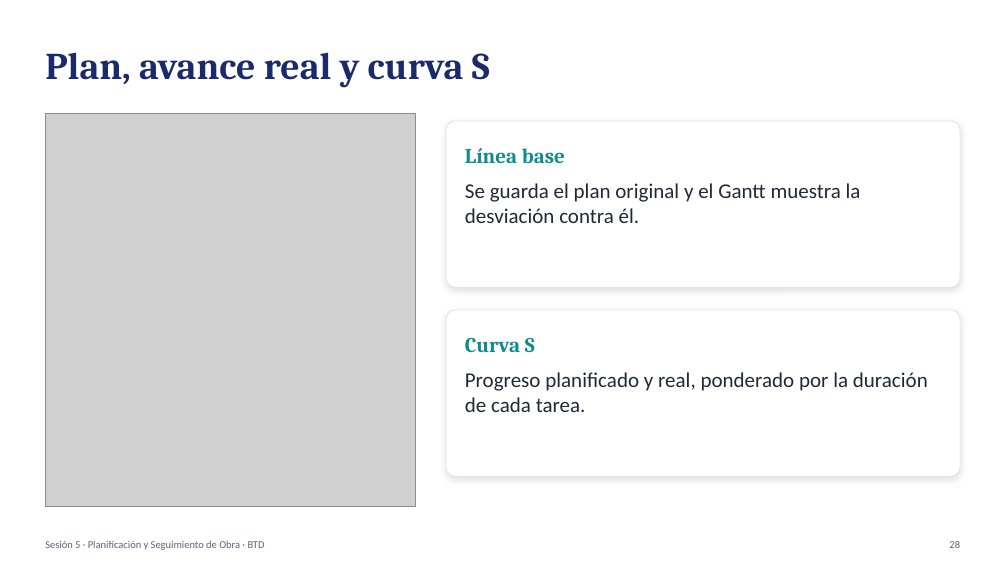
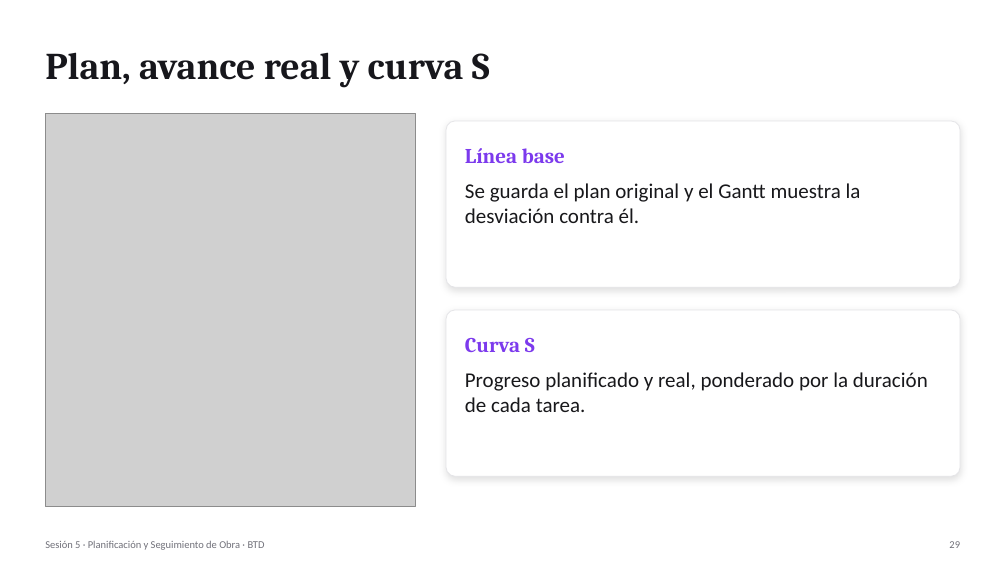
Before and after one commit to gjordanp/opengantt-bim, a slide deck: slide 29 of docs/clase/Sesion5-4D-BIM-Opengantt-v3.pptx (slide 28 before the commit). Drawn at 1008x567 pixels with LibreOffice and Linux fonts; fonts in the diff are those of the drawing; grey boxes stand for pictures. Boxes give left, top, right and bottom in pixels: in the first picture for what was removed or moved away, otherwise in the second. Text is boxed around its words. In the diff, an @@ line names an element or a change of style, - is before the commit and + after.

```diff
--- a/docs/clase/Sesion5-4D-BIM-Opengantt-v3.pptx
+++ b/docs/clase/Sesion5-4D-BIM-Opengantt-v3.pptx
@@ text "Plan, avance real y curva ..." at (x1=45, y1=52, x2=490, y2=88): text colour #1B2A6B to #17171C @@
@@ rounded rectangle at (x1=446, y1=121, x2=960, y2=287): outline #DDE3EA 0.75 pt to #E4E4E7 0.75 pt @@
@@ text "Línea base" at (x1=465, y1=148, x2=565, y2=163): text colour #0F8B8D to #7C3AED @@
@@ text "Se guarda el plan original ..." at (x1=465, y1=183, x2=861, y2=223): text colour #1F2937 to #18181B @@
@@ rounded rectangle at (x1=446, y1=310, x2=960, y2=476): outline #DDE3EA 0.75 pt to #E4E4E7 0.75 pt @@
@@ text "Curva S" at (x1=465, y1=338, x2=535, y2=352): text colour #0F8B8D to #7C3AED @@
@@ text "Progreso planificado y real, ponderado ..." at (x1=465, y1=372, x2=928, y2=412): text colour #1F2937 to #18181B @@
@@ text "Sesión 5 · Planificación y ..." at (x1=45, y1=541, x2=265, y2=550): text colour #5B6475 to #71717A @@
@@ text at (x1=949, y1=541, x2=960, y2=548): text changed; text colour #5B6475 to #71717A @@
-28
+29
```
Also in this commit, not shown: 31 other slides changed, 1 other file.
